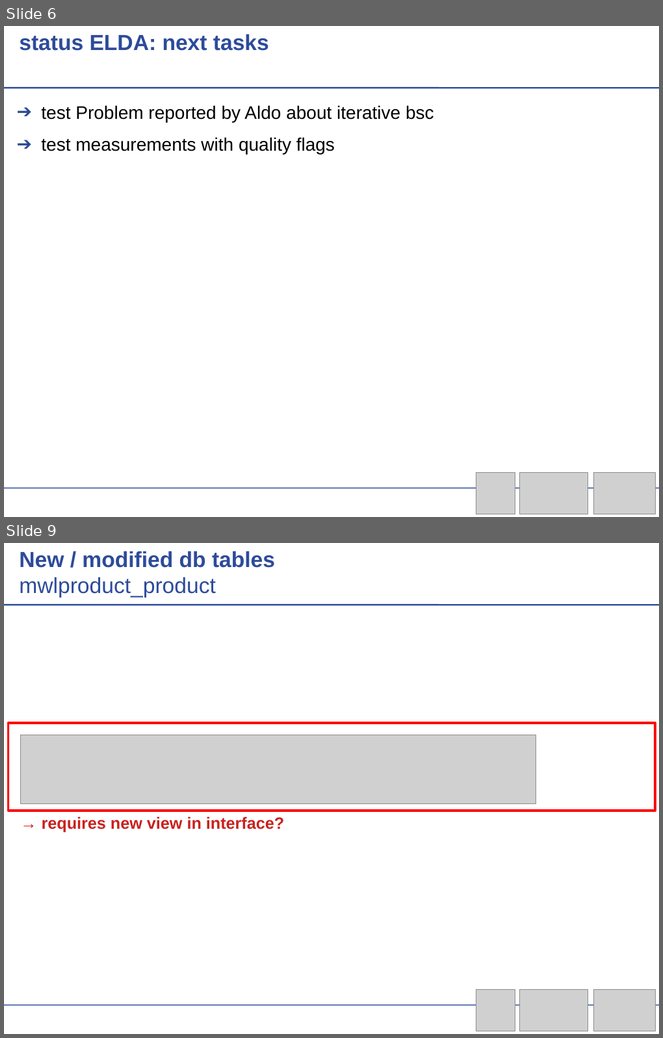
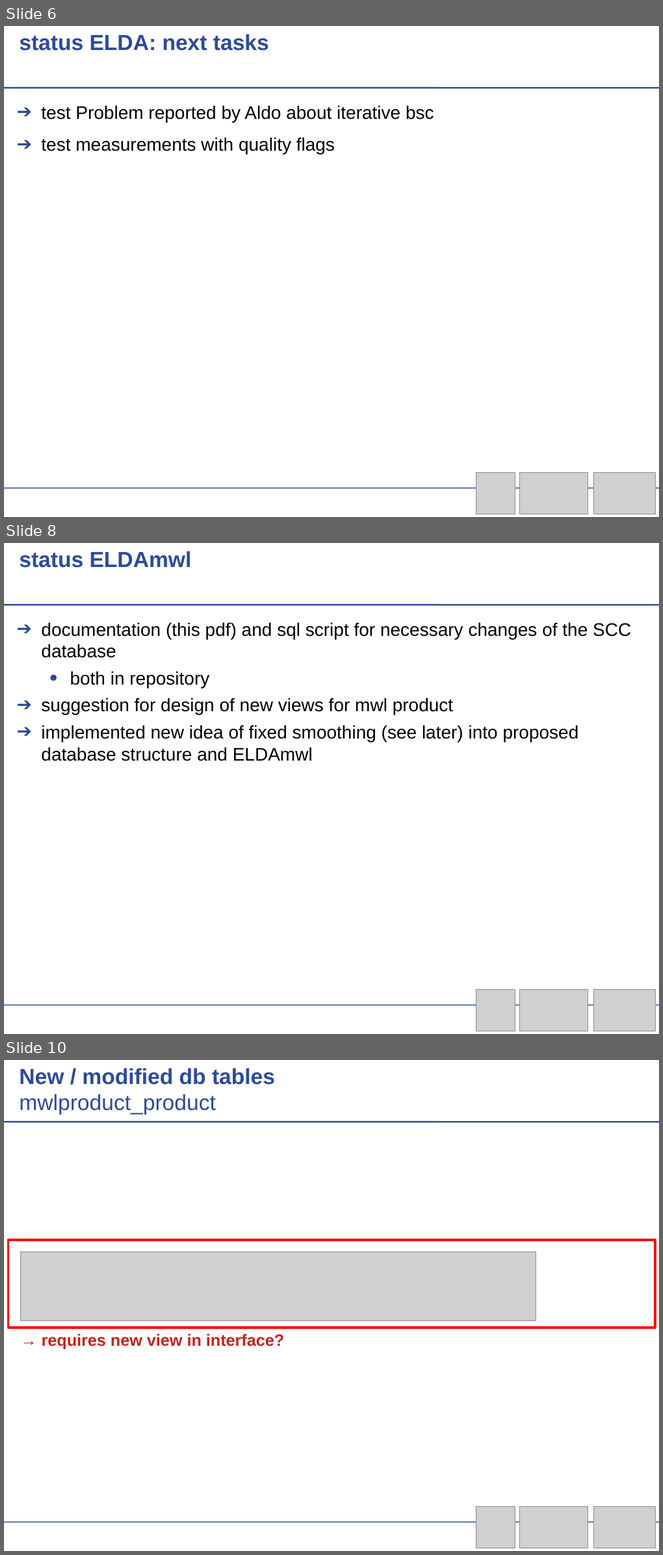
Before and after one commit to actris-scc/ELDAmwl, a slide deck: ELDAmwl.odp. Shown one above the other, each under a label of ours: slides 6 and 9 before the commit, slides 6, 8 and 10 after it; the slides between them are not shown. The pictures are 663x1038 and 663x1555 pixels, drawn with LibreOffice and Linux fonts; fonts in the diff are those of the drawing; grey boxes stand for pictures; background and template pictures are left out. Boxes give left, top, right and bottom in pixels: in the first picture for what was removed or moved away, otherwise in the second. Text is boxed around its words. In the diff, an @@ line names an element or a change of style, - is before the commit and + after.

Commit message:
updated documentation (ELDAmwl.odp + ELDAmwl.pdf)

```diff
--- a/ELDAmwl.odp
+++ b/ELDAmwl.odp
@@ slide 8 added at <box>4,543,659,1034</box>, background #FFFFFF; not listed: 2 template elements that a slide beside it also shows @@
@@ text added at <box>19,551,192,568</box>, 24 pt, text #2D4B9B, bold @@
+status ELDAmwl
@@ text added at <box>41,622,631,761</box>, 20 pt, text #000000 @@
+➔ documentation (this pdf) and sql script for necessary changes of the SCC database
+  • both in repository
+➔ suggestion for design of new views for mwl product
+➔ implemented new idea of fixed smoothing (see later) into proposed database structure and ELDAmwl
@@ picture added at <box>477,990,515,1031</box> @@
@@ picture added at <box>519,990,588,1031</box> @@
@@ picture added at <box>594,990,656,1031</box> @@
@@ what was slide 9 is now slide 10 @@
```
Also in this commit, not shown: 9 slides changed, 1 other slide added, 1 slide removed, 2 other files.
